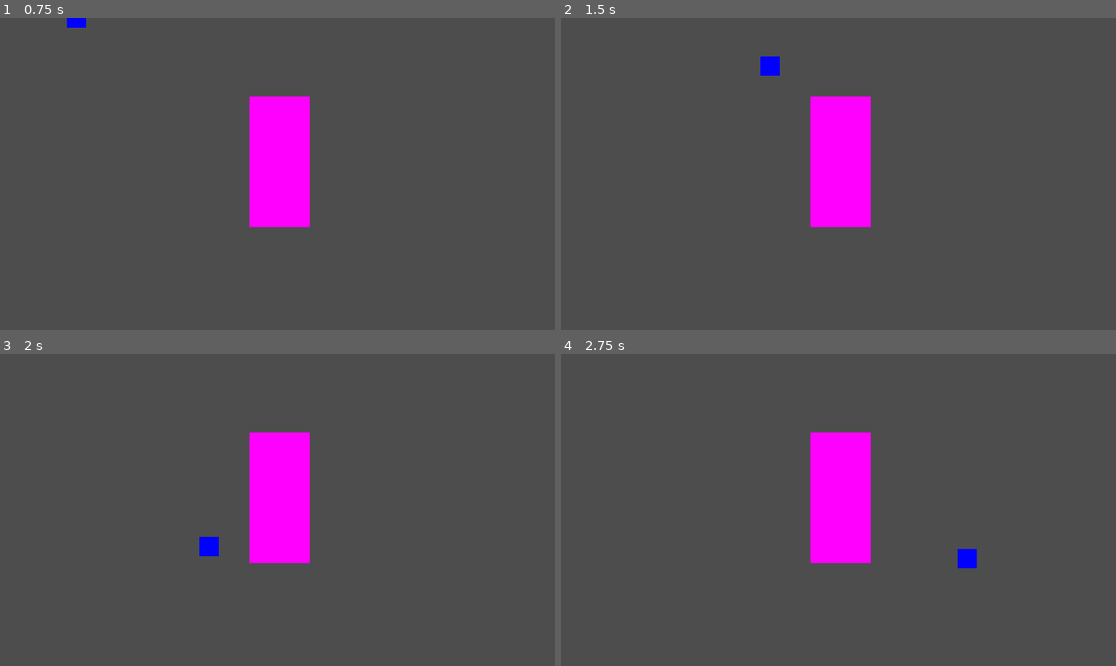
Above: before the commit, frames 1-4 (two rows, left to right).
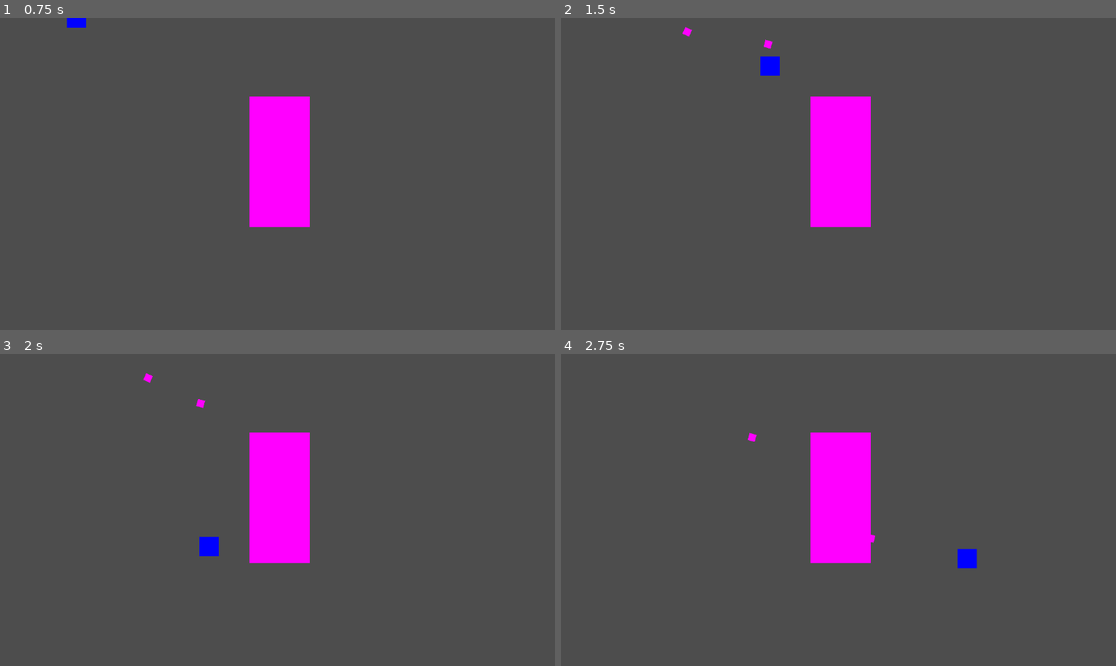
Above: after the commit, the same moments.

Repository: FlashBash21/9Lives
Game: Godot game, scene res://Scenes/Areas/world_manager.tscn
The game is run twice, just before and just after one commit, with the same random seed, the same clock (stepped at 60 frames per second) and the same inputs.
Inputs (mouse positions are in pixels of both pictures, inside the frame that each line leads up to):
- Up to frame 1 (0.75 s): tap Enter (ui_accept) at 0.5 s; move the mouse to (399, 158) at 0.52 s; hold D (move_right) from 0.53 s (still down); tap Space (dash) at 0.6 s
- Up to frame 2 (1.5 s): tap Enter (ui_accept) at 0.77 s; click (960, 158) at 0.8 s; move the mouse to (727, 189) at 1.27 s; release D (move_right) at 1.28 s; hold S (move_down) from 1.28 s (still down); click (727, 189) at 1.35 s
- Up to frame 3 (2 s): keep holding S (move_down); tap Enter (ui_accept) at 1.52 s; tap Space (dash) at 1.55 s
- Up to frame 4 (2.75 s): move the mouse to (894, 441) at 2.02 s; release S (move_down) at 2.03 s; hold D (move_right) from 2.03 s (still down); tap Space (dash) at 2.1 s; click (894, 441) at 2.3 s

Frame 1 is identical in both runs. In frame 2, less than 0.1% of the frame differs, in the area x 21-39%, y 2-11%; in frame 3, less than 0.1%; in frame 4, less than 0.1%.

Commit message:
Cleaned Up Projectile Code

Diff:
--- a/Scripts/Abilities/Ability.gd
+++ b/Scripts/Abilities/Ability.gd
@@ -1,5 +1,7 @@
 extends Node2D
 class_name Ability
+
+var local_cooldown: float
 
 func execute(_args: Dictionary) -> void:
 	push_error("Error: Execute not implemented")
--- a/Scripts/Abilities/basic_projectile_ability.gd
+++ b/Scripts/Abilities/basic_projectile_ability.gd
@@ -7,36 +7,33 @@
 var velocity: Vector2
 
 
-func fire(args: Dictionary) -> void:
+func execute(args: Dictionary) -> void:
 	print("BANG")
 	var entity = args["entity"] as Entity
 	var speed = args["speed"] as float
 	var direction = args["direction"] as Vector2
-	var cooldown = args["cooldown"] as float
+	local_cooldown = args["cooldown"] as float
 	var damage = args["damage"] as int
 
 
 
-	if last_shot < cooldown: return 		#ability still on cooldown
+	if last_shot < local_cooldown: return 		#ability still on cooldown
 	else: last_shot = 0
 
 	var projectile = basic_projectile_object.instantiate()
-	#projectile.add_collision_exception_with(entity)
-	get_node("/root").add_child(projectile)
+	projectile.add_collision_exception_with(entity)
 
+	var area = get_tree().get_first_node_in_group("Area")
+	if (!area):
+		area = get_node("/root")
+	area.add_child(projectile)
 
 	projectile.look_at(get_local_mouse_position())
-	projectile.position = entity.position
-	print(projectile.position)
-	velocity = Vector2(speed, 0).rotated(projectile.rotation)
+	projectile.position = get_parent().position
+	velocity = Vector2(1, 0).rotated(projectile.rotation) * speed
 
 	projectiles.append({
 		"projectile": projectile,
 		"velocity": velocity,
 		"ticks": 0
 		})
-
-
-# Called every frame. 'delta' is the elapsed time since the previous frame.
-func _process(delta):
-	pass
--- a/Scripts/Abilities/print_ability.gd
+++ b/Scripts/Abilities/print_ability.gd
@@ -1,6 +1,4 @@
 extends Ability
-
-var local_cooldown: float
 
 func execute(args: Dictionary) -> void:
 	print("Ability Executed")
--- a/Scripts/Abilities/projectile_ability.tres.gd
+++ b/Scripts/Abilities/projectile_ability.tres.gd
@@ -3,27 +3,12 @@
 
 var projectiles = []
 var entity: Entity
-var cooldown: float
 var speed: float
 var direction: Vector2
 var damage: int
 
 
 var last_shot = 0
-
-func execute(args: Dictionary) -> void:
-	var entity = args["entity"] as Entity
-	var speed = args["speed"] as float
-	var direction = args["direction"] as Vector2
-	var cooldown = args["cooldown"] as float
-	var damage = args["damage"] as int
-
-
-
-func fire(_args: Dictionary) -> void:
-	push_error("Error: Fire not implemented")
-	assert(false, "IMPLEMENT FIRE")
-
 
 
 func _physics_process(delta):
--- a/Scripts/Areas/area_0.gd
+++ b/Scripts/Areas/area_0.gd
@@ -1,4 +1,5 @@
 extends BaseArea
 
 func _ready() -> void:
+	super()
 	print("Hi!")
--- a/Scripts/Areas/base_area.gd
+++ b/Scripts/Areas/base_area.gd
@@ -7,12 +7,18 @@
 var adjacent_areas: PackedInt32Array #small array bc we wont need large
 var size: Vector2
 
+func _ready() -> void:
+	add_to_group("Area")
+
 func ping():
 	print("pong!")
 
 func load_entity(entity: Entity) -> void:
 	add_child(entity)
 
+func load_projectile(proj: Projectile) -> void:
+	add_child(proj)
+
 func clean_entites() -> void:
 	for child in get_children():
 		if child is Entity:
--- a/Scripts/Areas/world_manager.gd
+++ b/Scripts/Areas/world_manager.gd
@@ -1,4 +1,5 @@
 extends Node2D
+class_name WorldManager
 
 var current_area = 0
 var area_ref: BaseArea
--- a/Scripts/Entities/entity.gd
+++ b/Scripts/Entities/entity.gd
@@ -1,5 +1,6 @@
 extends CharacterBody2D
 class_name Entity
+
 
 var hp: int
 var energy: int
@@ -10,6 +11,7 @@
 var global_cooldown: int
 var last_ability: int
 var abilities_list: Array
+
 
 func _process(delta:float) -> void:
 	last_ability += 1
--- a/Scripts/Entities/player.gd
+++ b/Scripts/Entities/player.gd
@@ -28,7 +28,7 @@
 	move_and_slide()
 
 	#projectile ability
-	if(Input.is_action_just_pressed("shoot")): basic_projectile_ability.fire(({"entity" = self, "speed" = 1, "direction" = dir,
+	if(Input.is_action_just_pressed("shoot")): basic_projectile_ability.execute(({"entity" = self, "speed" = 100, "direction" = dir,
 									"cooldown" = 5, "damage" = 5}))
 
 func apply_damage(ammount: int) -> void:
